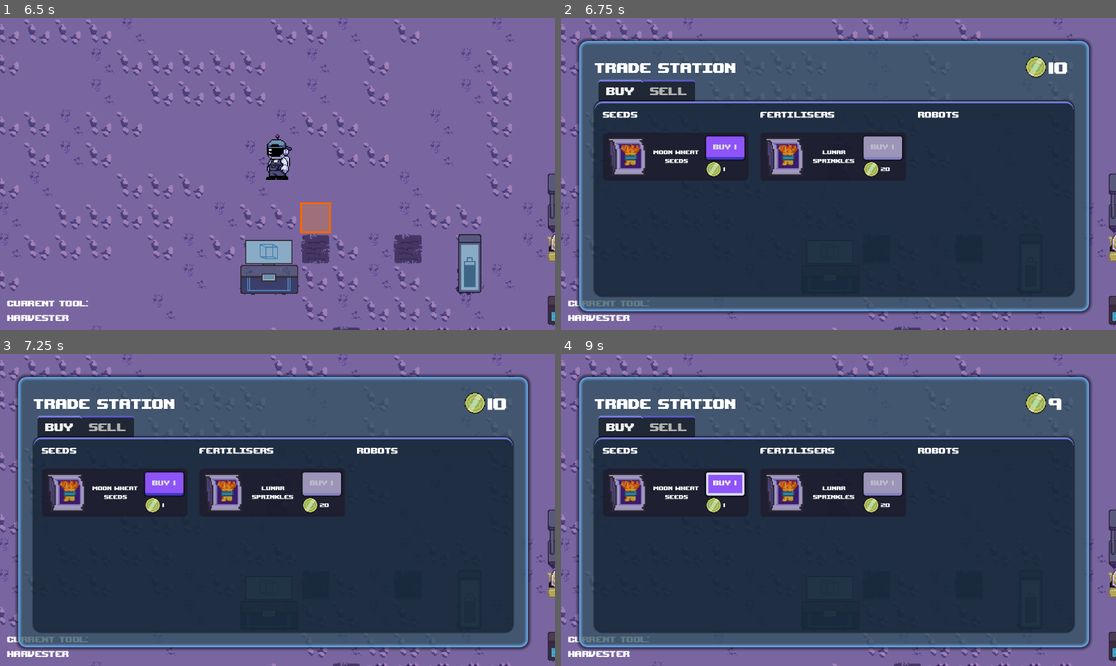
Above: before the commit, frames 1-4 (two rows, left to right).
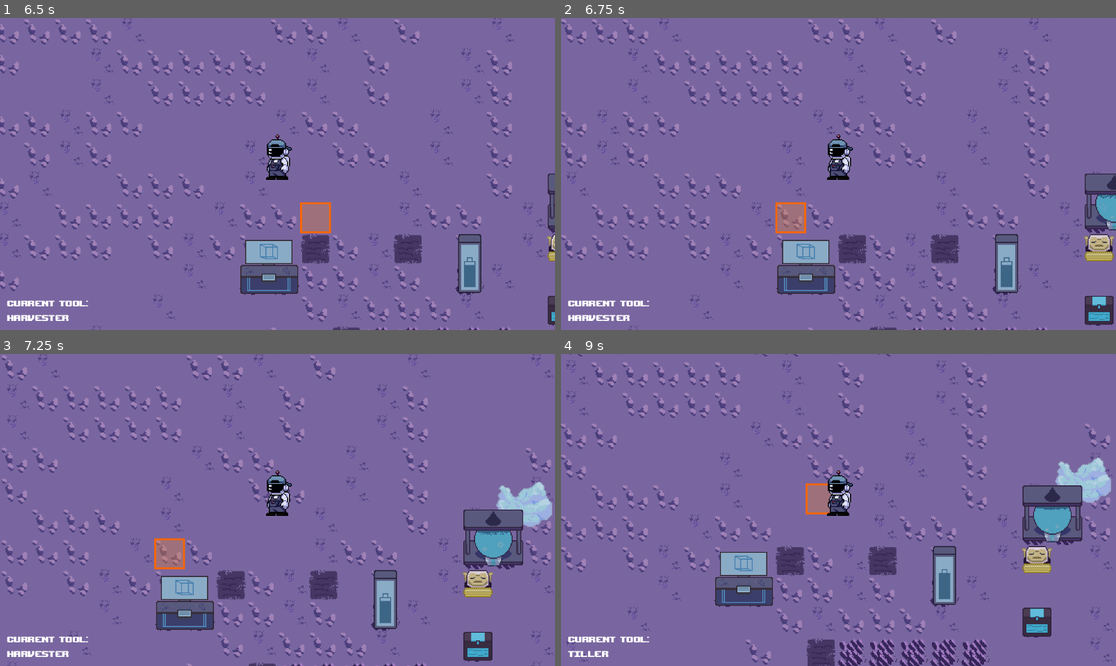
Above: after the commit, the same moments.

Repository: DevFTB/Moonbeam-Meadows
Game: Godot game, scene res://Level/moon.tscn
The game is run twice, just before and just after one commit, with the same random seed, the same clock (stepped at 60 frames per second) and the same inputs.
Inputs (mouse positions are in pixels of both pictures, inside the frame that each line leads up to):
- Up to frame 1 (6.5 s): tap Enter at 0.5, 3.5, 5 s; move the mouse to (249, 236) at 0.52 s; hold W (move_up) 0.53-1.25 s; hold E (interact) 0.53-1.25 s; click (249, 236) at 0.67 s; drag from (444, 220) to (166, 317) at 1.27 s; tap Space at 2, 4.25 s; move the mouse to (111, 127) at 2.02 s; hold A (move_left) 2.03-2.75 s; hold 1 (select_tool1) 2.03-2.75 s; drag from (305, 174) to (255, 317) at 2.77 s; move the mouse to (194, 96) at 3.52 s; hold S (move_down) 3.53-4.25 s; hold 3 (select_tool3) 3.53-4.25 s; drag from (399, 158) to (438, 317) at 4.27 s; move the mouse to (166, 189) at 5.02 s; hold W (move_up) 5.03-5.75 s; hold 5 (select_tool5) 5.03-5.75 s; click (166, 189) at 5.17 s; drag from (333, 105) to (471, 267) at 5.77 s
- Up to frame 2 (6.75 s): tap Space at 6.5 s; move the mouse to (810, 236) at 6.52 s; hold D (move_right) from 6.53 s (still down); hold E (interact) from 6.53 s (still down)
- Up to frame 3 (7.25 s): keep holding D (move_right); keep holding E (interact)
- Up to frame 4 (9 s): release D (move_right) at 7.25 s; release E (interact) at 7.25 s; drag from (1005, 556) to (832, 600) at 7.27 s; click (727, 485) at 8 s, where only the run before the commit has a clickable "Buy 1"; move the mouse to (672, 463) at 8.77 s; hold S (move_down) from 8.78 s (still down); hold 1 (select_tool1) from 8.78 s (still down)

Frame 1 is identical in both runs. In frame 2, 84% of the frame differs, in the area x 0-100%, y 0-100%; in frame 3, 84%; in frame 4, 84%.

Commit message:
fixed robot ui Issue

Diff:
--- a/Level/moon.tscn
+++ b/Level/moon.tscn
@@ -59,6 +59,7 @@
 [ext_resource type="Script" path="res://Level/WaterStationGUI.gd" id="44_b52yr"]
 [ext_resource type="PackedScene" uid="uid://c808s1n3o1ffb" path="res://Robots/FertiliserRobot/fertiliser_robot.tscn" id="44_cxftp"]
 [ext_resource type="Resource" uid="uid://b7gg7aeaesstg" path="res://Robots/Robot Upgrades/Energy Cell/upgrade_energy_cell.tres" id="45_s4v6b"]
+[ext_resource type="PackedScene" uid="uid://bnhkn8rycucnb" path="res://GUI/inventory_button_list.tscn" id="45_uexto"]
 [ext_resource type="Resource" uid="uid://g4oi702uwa3t" path="res://Robots/Robot Upgrades/Motor/upgrade_motor.tres" id="46_tehid"]
 [ext_resource type="Script" path="res://Level/IdentifyCamera.gd" id="49_5eap5"]
 [ext_resource type="Script" path="res://Level/GridSquareSelector.gd" id="55_6u3el"]
@@ -720,7 +721,6 @@
 layout_mode = 2
 
 [node name="EnergyStationGUI" type="Control" parent="CanvasLayer/GUI/OverscreenUI" node_paths=PackedStringArray("path_editing_gui", "robot_upgrade_gui", "robot_details", "robot_inv_list", "add_from_inventory_button", "identify_camera", "power_button")]
-visible = false
 layout_mode = 1
 anchors_preset = 15
 anchor_right = 1.0
@@ -1029,7 +1029,6 @@
 grow_vertical = 2
 
 [node name="RobotSelectionPopup" type="Panel" parent="CanvasLayer/GUI/OverscreenUI/EnergyStationGUI"]
-visible = false
 layout_mode = 1
 anchors_preset = 8
 anchor_left = 0.5
@@ -1078,9 +1077,9 @@
 layout_mode = 2
 size_flags_vertical = 3
 
-[node name="InventoryRobotGUI" type="VBoxContainer" parent="CanvasLayer/GUI/OverscreenUI/EnergyStationGUI/RobotSelectionPopup/MarginContainer/VBoxContainer4/PanelContainer"]
-layout_mode = 2
-script = ExtResource("27_qww4w")
+[node name="InventoryButtonList" parent="CanvasLayer/GUI/OverscreenUI/EnergyStationGUI/RobotSelectionPopup/MarginContainer/VBoxContainer4/PanelContainer" node_paths=PackedStringArray("_inventory") instance=ExtResource("45_uexto")]
+layout_mode = 2
+_inventory = NodePath("../../../../../../../../../Player/RobotInventory")
 
 [node name="AddUpgradesPopup" type="Panel" parent="CanvasLayer/GUI/OverscreenUI/EnergyStationGUI"]
 visible = false
@@ -1494,7 +1493,7 @@
 [connection signal="pressed" from="CanvasLayer/GUI/OverscreenUI/EnergyStationGUI/Content/VBox/VBox/HBox/Robots/VBox/RobotsArea/RobotDetailsPanel/RobotDetailsParent/RobotActionButtonGrid/PowerButton" to="CanvasLayer/GUI/OverscreenUI/EnergyStationGUI" method="_on_power_button_pressed"]
 [connection signal="pressed" from="CanvasLayer/GUI/OverscreenUI/EnergyStationGUI/Content/VBox/VBox/HBox/Energy/VBoxContainer/HBoxContainer/Control/VBoxContainer/AddUpgradeButton" to="CanvasLayer/GUI/OverscreenUI/EnergyStationGUI" method="_on_add_upgrade_button_pressed"]
 [connection signal="pressed" from="CanvasLayer/GUI/OverscreenUI/EnergyStationGUI/RobotSelectionPopup/MarginContainer/VBoxContainer4/Control/ClosePopupButton" to="CanvasLayer/GUI/OverscreenUI/EnergyStationGUI" method="_on_close_popup_button_pressed"]
-[connection signal="button_pressed" from="CanvasLayer/GUI/OverscreenUI/EnergyStationGUI/RobotSelectionPopup/MarginContainer/VBoxContainer4/PanelContainer/InventoryRobotGUI" to="CanvasLayer/GUI/OverscreenUI/EnergyStationGUI" method="_on_place_robot_gui_button_pressed"]
+[connection signal="button_pressed" from="CanvasLayer/GUI/OverscreenUI/EnergyStationGUI/RobotSelectionPopup/MarginContainer/VBoxContainer4/PanelContainer/InventoryButtonList" to="CanvasLayer/GUI/OverscreenUI/EnergyStationGUI" method="_on_place_robot_gui_button_pressed"]
 [connection signal="pressed" from="CanvasLayer/GUI/OverscreenUI/EnergyStationGUI/AddUpgradesPopup/MarginContainer/VBoxContainer4/Control/ClosePopupButton" to="CanvasLayer/GUI/OverscreenUI/EnergyStationGUI" method="_on_close_popup_button_pressed"]
 [connection signal="button_pressed" from="CanvasLayer/GUI/OverscreenUI/EnergyStationGUI/AddUpgradesPopup/MarginContainer/VBoxContainer4/PanelContainer/InventoryRobotUpgradeGUI" to="CanvasLayer/GUI/OverscreenUI/EnergyStationGUI" method="_on_inventory_robot_upgrade_gui_button_pressed"]
 [connection signal="pressed" from="CanvasLayer/GUI/OverscreenUI/DepositBoxGUI/MarginContainer/VBoxContainer/HBoxContainer/VBoxContainer/AddFromInventoryButton" to="CanvasLayer/GUI/OverscreenUI/DepositBoxGUI" method="_on_add_from_inventory_button_pressed"]
Not shown: 1 places in Level/moon.tscn that only renumber resources
